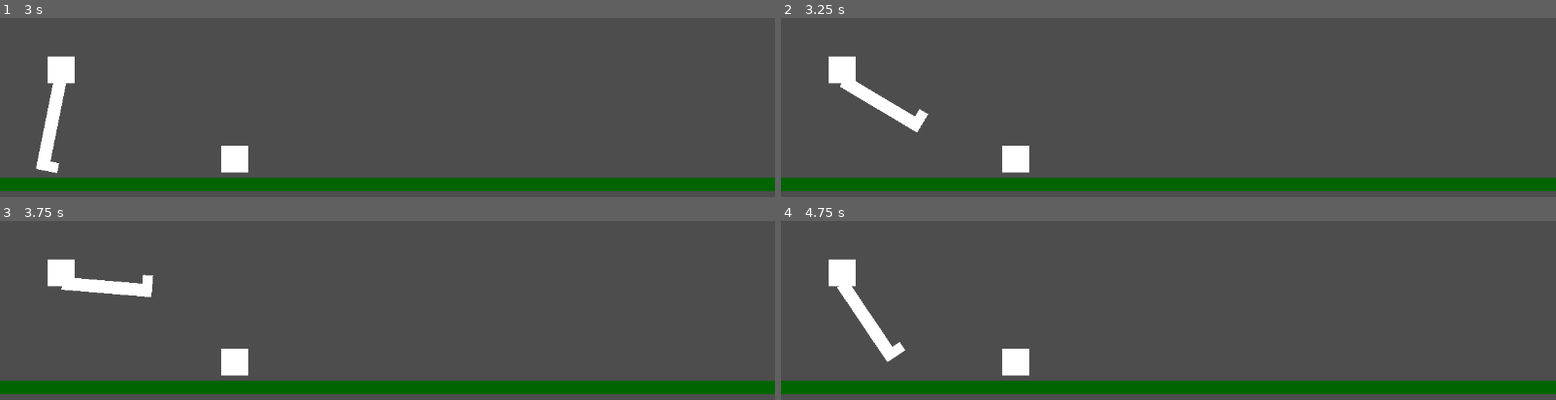
Above: before the commit, frames 1-4 (two rows, left to right).
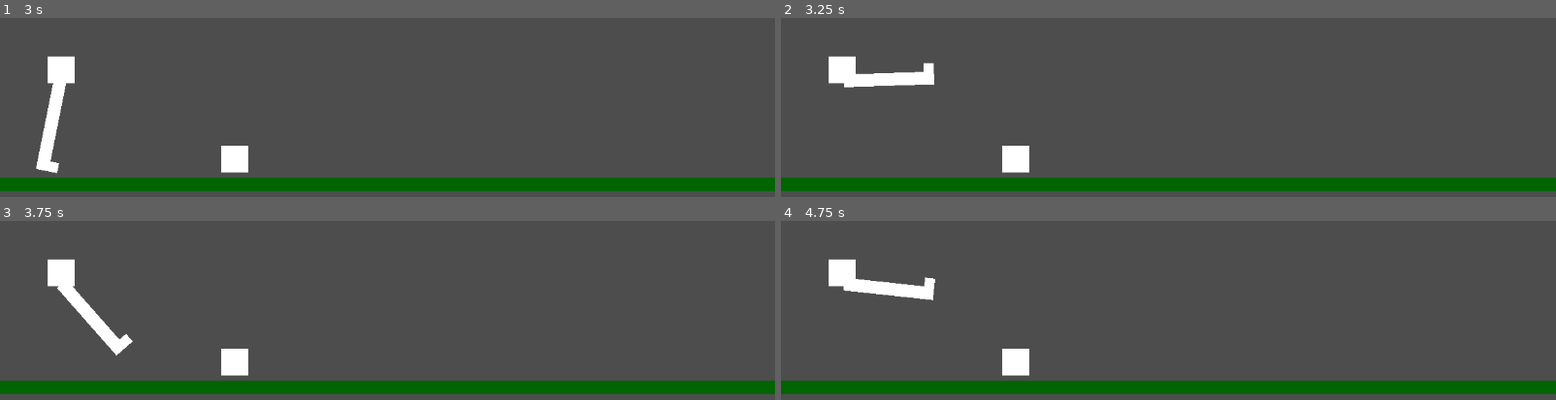
Above: after the commit, the same moments.

Repository: doctor-g/LD53
Game: Godot game, scene res://test_level.tscn
Two runs of this game, one before a commit and one after it. Both use one fixed random seed, a clock stepped at 60 frames per second and the inputs below.
Inputs:
- Up to frame 1 (3 s): tap Enter (drop) at 0.5, 0.6, 2.1 s; tap Space (kick) at 1.35, 2.85 s
- Up to frame 2 (3.25 s): no input
- Up to frame 3 (3.75 s): tap Enter (drop) at 3.6 s
- Up to frame 4 (4.75 s): tap Space (kick) at 4.35 s

Frame 1 is identical in both runs. In frame 2, 1.6% of the frame differs, in the area x 7-20%, y 24-64%; in frame 3, 1.7%; in frame 4, 1.7%, in the area x 7-20%, y 31-79%.

Commit message:
Configure physics layers
The package no longer bounces off of the leg limiters

Diff:
--- a/project/man.tscn
+++ b/project/man.tscn
@@ -17,6 +17,7 @@
 script = ExtResource("1_3dvsb")
 
 [node name="Leg" type="RigidBody2D" parent="."]
+collision_mask = 7
 mass = 12.0
 
 [node name="ColorRect" type="ColorRect" parent="Leg"]
@@ -54,6 +55,7 @@
 node_b = NodePath("../Leg")
 
 [node name="RightLegLimiter" type="StaticBody2D" parent="."]
+collision_layer = 2
 
 [node name="CollisionShape2D" type="CollisionShape2D" parent="RightLegLimiter"]
 position = Vector2(58, -29)
@@ -61,6 +63,7 @@
 
 [node name="LeftLegLimiter" type="StaticBody2D" parent="."]
 position = Vector2(-135, 35)
+collision_layer = 2
 
 [node name="CollisionShape2D" type="CollisionShape2D" parent="LeftLegLimiter"]
 position = Vector2(58, -29)
--- a/project/project.godot
+++ b/project/project.godot
@@ -28,6 +28,13 @@
 ]
 }
 
+[layer_names]
+
+2d_physics/layer_1="man"
+2d_physics/layer_2="limiters"
+2d_physics/layer_3="package"
+2d_physics/layer_4="ground"
+
 [rendering]
 
 renderer/rendering_method="gl_compatibility"
--- a/project/test_level.tscn
+++ b/project/test_level.tscn
@@ -18,6 +18,8 @@
 
 [node name="Package" type="RigidBody2D" parent="."]
 position = Vector2(185, 386)
+collision_layer = 4
+collision_mask = 13
 freeze = true
 
 [node name="CollisionShape2D" type="CollisionShape2D" parent="Package"]
@@ -30,6 +32,8 @@
 
 [node name="Ground" type="StaticBody2D" parent="."]
 position = Vector2(572, 625)
+collision_layer = 8
+collision_mask = 4
 script = ExtResource("3_ddgqr")
 
 [node name="CollisionShape2D" type="CollisionShape2D" parent="Ground"]
